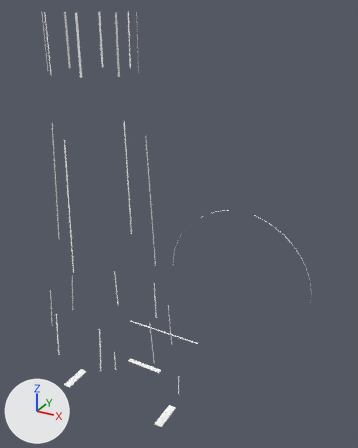
Two versions of the glTF model crates/client/assets/models/isle/observatory_light_white.glb, one commit apart.
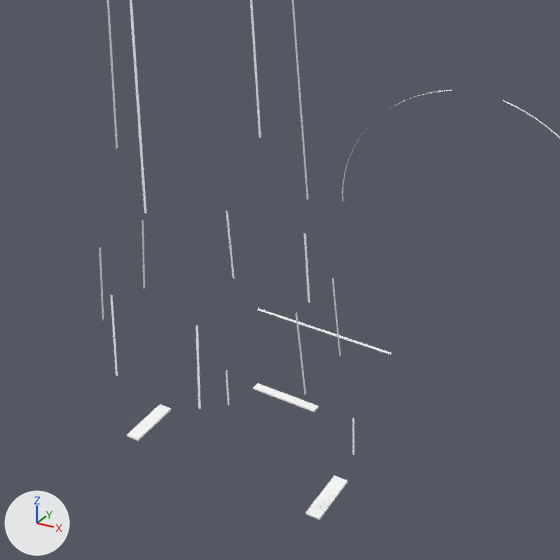
There are two pictures of each version: one whole from a 50 mm lens placed at (15.8, -40.9, 26.2), pointed at (0.2, -12.5, 11.9), one close up on the part from 0% to 79% of the width and 37% to 100% of the height. The lights are fixed; the arrows at lower left show +X, +Y and +Z. The older version's two pictures come first. Vertices at exactly the same position are counted once.

The older version as bpy lines, for what is in view:
```python
me_light_white = bpy.data.meshes.new('light_white')
me_light_white.from_pydata(...)  # 350 vertices, 336 faces; spans x -7.4..7.4, y -23.8..0.1, z 0.6..25.9
me_light_white.materials.append(mat_defaultmaterial)
ob_light_white = bpy.data.objects.new('light_white', me_light_white)
ob_light_white.location = (0.0, 0.0, 0.0)
```
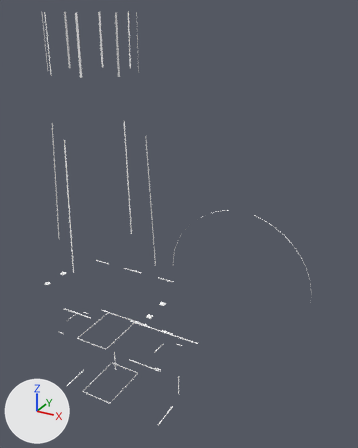
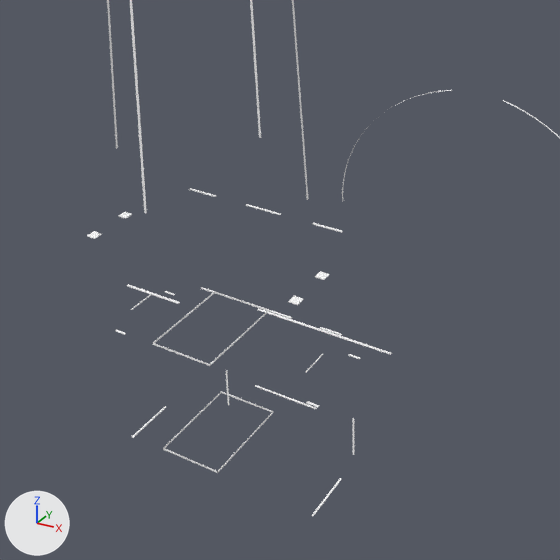
The edits, one by one:
me_light_white is used by ob_light_white; location (0.0, 0.0, 0.0).
me_light_white had 350 vertices, 336 faces and spanned x -7.4..7.4, y -23.8..0.1, z 0.6..25.9.
me_light_white now has 527 vertices, 670 faces and spans x -7.4..7.4, y -23.7..0.1, z 0.6..25.9.
me_light_white part 1: the loose piece of 9 vertices spanning x -1.3..1.3, y -17.5..-17.1, z 2.7..2.8 is scaled about its middle by (1, 0.2, 0.5).
me_light_white part 2: the loose piece of 9 vertices spanning x -3.8..-3.3, y -21.4..-19.6, z 2.5..2.6 is scaled about its middle by (0.12, 1, 0.5).
me_light_white part 3: the loose piece of 9 vertices spanning x 3.3..3.8, y -21.4..-19.6, z 2.5..2.6 is scaled about its middle by (0.12, 1, 0.5).
me_light_white part 4: the loose piece of 9 vertices spanning x 2.7, y -17.1, z 1.2..2.8 is copied, and the copy is scaled about its middle by (11.4, 4, 0.0188), then moved by (-0.3, -1.0, 5.0); it spans x 2.0..2.8, y -18.1, z 7.0.
me_light_white part 5: the loose piece of 9 vertices spanning x -1.3..1.3, y -17.5..-17.1, z 2.7..2.8 is copied, and the copy is scaled about its middle by (0.692, 0.2, 0.5), then moved by (0.0, -0.8, 4.2); it spans x -0.9..0.9, y -18.1, z 7.0.
me_light_white part 6: the loose piece of 9 vertices spanning x -2.7, y -17.1, z 1.2..2.8 is copied, and the copy is scaled about its middle by (15, 4, 0.0187), then moved by (0.3, -1.1, 8.9); it spans x -2.9..-1.9, y -18.2, z 10.9.
me_light_white part 7: the loose piece of 9 vertices spanning x -3.8..-3.3, y -21.4..-19.6, z 2.5..2.6 is copied, and the copy is scaled about its middle by (0.6, 0.167, 0.5), then moved by (0.0, -0.1, 8.3); it spans x -3.8..-3.5, y -20.8..-20.5, z 10.9.
me_light_white part 8: the loose piece of 9 vertices spanning x -3.8..-3.3, y -21.4..-19.6, z 2.5..2.6 is copied, and the copy is scaled about its middle by (0.6, 0.167, 0.5), then moved by (0.0, -1.5, 8.3); it spans x -3.8..-3.5, y -22.1..-21.9, z 10.9.
me_light_white part 9: the loose piece of 9 vertices spanning x 2.7, y -17.1, z 1.2..2.8 is copied, and the copy is scaled about its middle by (15, 4, 0.0187), then moved by (-0.3, -1.1, 8.9); it spans x 1.9..2.9, y -18.2, z 10.9.
me_light_white part 10: the loose piece of 9 vertices spanning x 3.3..3.8, y -21.4..-19.6, z 2.5..2.6 is copied, and the copy is scaled about its middle by (0.6, 0.167, 0.5), then moved by (0.0, -0.1, 8.3); it spans x 3.5..3.8, y -20.8..-20.5, z 10.9.
me_light_white part 11: the loose piece of 9 vertices spanning x 3.3..3.8, y -21.4..-19.6, z 2.5..2.6 is copied, and the copy is scaled about its middle by (0.6, 0.167, 0.5), then moved by (0.0, -1.5, 8.3); it spans x 3.5..3.8, y -22.1..-21.9, z 10.9.
me_light_white part 12: the loose piece of 9 vertices spanning x -1.3..1.3, y -17.5..-17.1, z 2.7..2.8 is copied, and the copy is scaled about its middle by (0.5, 0.2, 0.5), then moved by (0.0, -0.9, 8.1); it spans x -0.6..0.6, y -18.2, z 10.9.
me_light_white part 13: the loose piece of 9 vertices spanning x -1.3..1.3, y -17.5..-17.1, z 2.7..2.8 is copied, and the copy is scaled about its middle by (0.692, 0.2, 0.5), then moved by (0.0, -6.3, 8.1); it spans x -0.9..0.9, y -23.7..-23.6, z 10.9.
me_light_white part 14: a new loose piece of 28 vertices spanning x -1.0..1.0, y -22.7..-19.6, z 4.2..4.3, in mat_defaultmaterial.
me_light_white part 15: a new loose piece of 28 vertices spanning x -1.0..1.0, y -22.7..-19.6, z 8.2..8.3, in mat_defaultmaterial.
me_light_white part 16: 8 loose pieces with 32 vertices, spanning x -3.8..3.8, y -23.8..-18.0, z 7.7..10.4, are deleted.
Other edits to the shape of me_light_white do not show in these pictures.

What differs and where, as boxes (x1, y1, x2, y2) in the close-ups (560 x 560 px; the box of a moved part takes in the faces that stretch with it):
'light_white', reshaped: before (99, 0, 560, 520); after (87, 0, 560, 516)
part 1 of me_light_white, moved or reshaped: before (253, 383, 319, 412); after (255, 385, 317, 409)
part 2 of me_light_white, moved or reshaped: before (127, 404, 171, 441); after (132, 406, 166, 438)
part 3 of me_light_white, moved or reshaped: before (306, 475, 348, 520); after (312, 478, 342, 516)
part 4 of me_light_white, added: after (320, 327, 342, 335)
part 5 of me_light_white, added: after (248, 304, 292, 319)
part 6 of me_light_white, added: after (189, 188, 216, 197)
part 7 of me_light_white, added: after (118, 212, 132, 219)
part 8 of me_light_white, added: after (87, 231, 102, 239)
part 9 of me_light_white, added: after (312, 223, 343, 233)
part 10 of me_light_white, added: after (315, 271, 329, 280)
part 11 of me_light_white, added: after (288, 296, 304, 305)
part 12 of me_light_white, added: after (246, 204, 281, 215)
part 13 of me_light_white, added: after (127, 284, 180, 304)
part 14 of me_light_white, added: after (163, 391, 273, 473)
part 15 of me_light_white, added: after (153, 291, 269, 366)
part 16 of me_light_white, deleted: before (99, 211, 341, 409)
